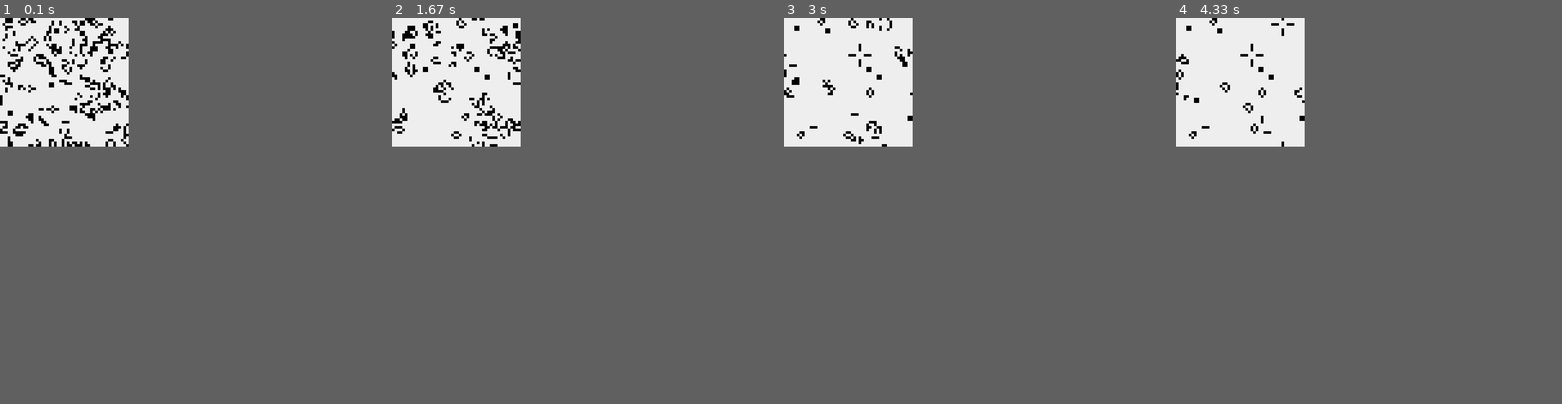
Above: before the commit, frames 1-4 (left to right).
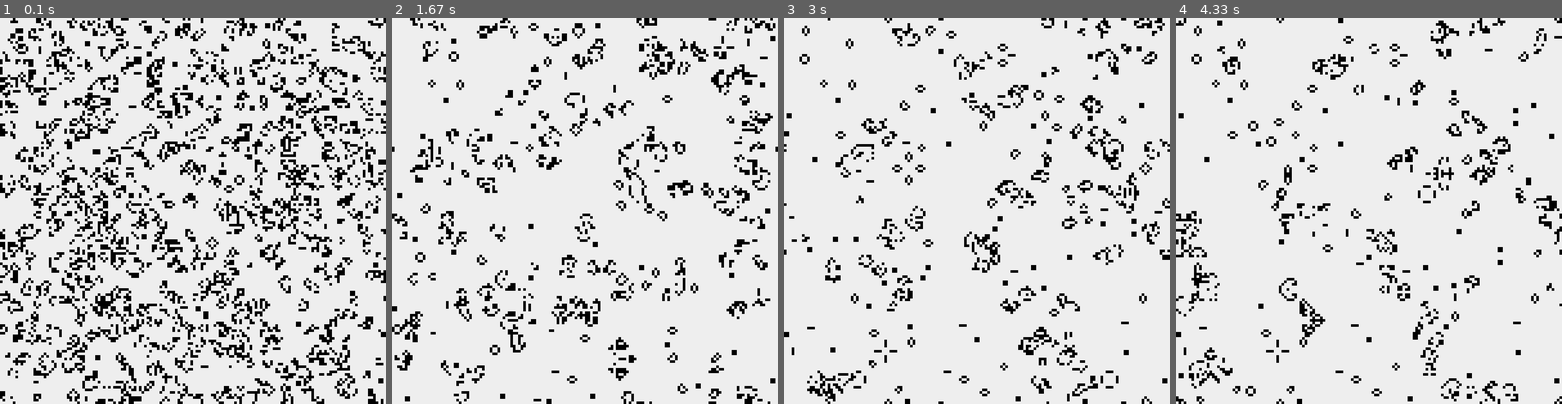
Above: after the commit, the same moments.

Repository: matkoniecz/quick-beautiful
Game: pygame game, started from 14-profiling-game-of-life/04-stop-double-drawing.py
Two runs of this game, one before a commit and one after it. Both use one fixed random seed, a clock stepped at 60 frames per second and the inputs below.
Inputs:
- Up to frame 1 (0.1 s): no input
- Up to frame 2 (1.67 s): no input
- Up to frame 3 (3 s): no input
- Up to frame 4 (4.33 s): tap Enter at 3.33, 3.67, 4 s
In our replay, the window is 300x300 before the commit and 900x900 after it. These sizes can differ from the game's own. Grey fills any space a smaller window leaves; there, only what the larger window draws over its background counts as a difference.

The runs differ from the first frame. In frame 1, 22% of the frame differs, in the area x 0-100%, y 0-100%; in frame 2, 10%; in frame 3, 7.8%; in frame 4, 7.0%.

Commit message:
more profiling materials

Diff:
--- a/14-profiling-game-of-life/04-stop-double-drawing.py
+++ b/14-profiling-game-of-life/04-stop-double-drawing.py
@@ -83,7 +83,7 @@
 
 def main():
     pygame.init()
-    world = World((50, 50))
+    world = World((150, 150))
     while True:
         for event in pygame.event.get():
             if event.type == QUIT:
Not shown, added: 14-profiling-game-of-life/.gitignore
Not shown, changed: 14-profiling-game-of-life/02-run-profiler.sh
